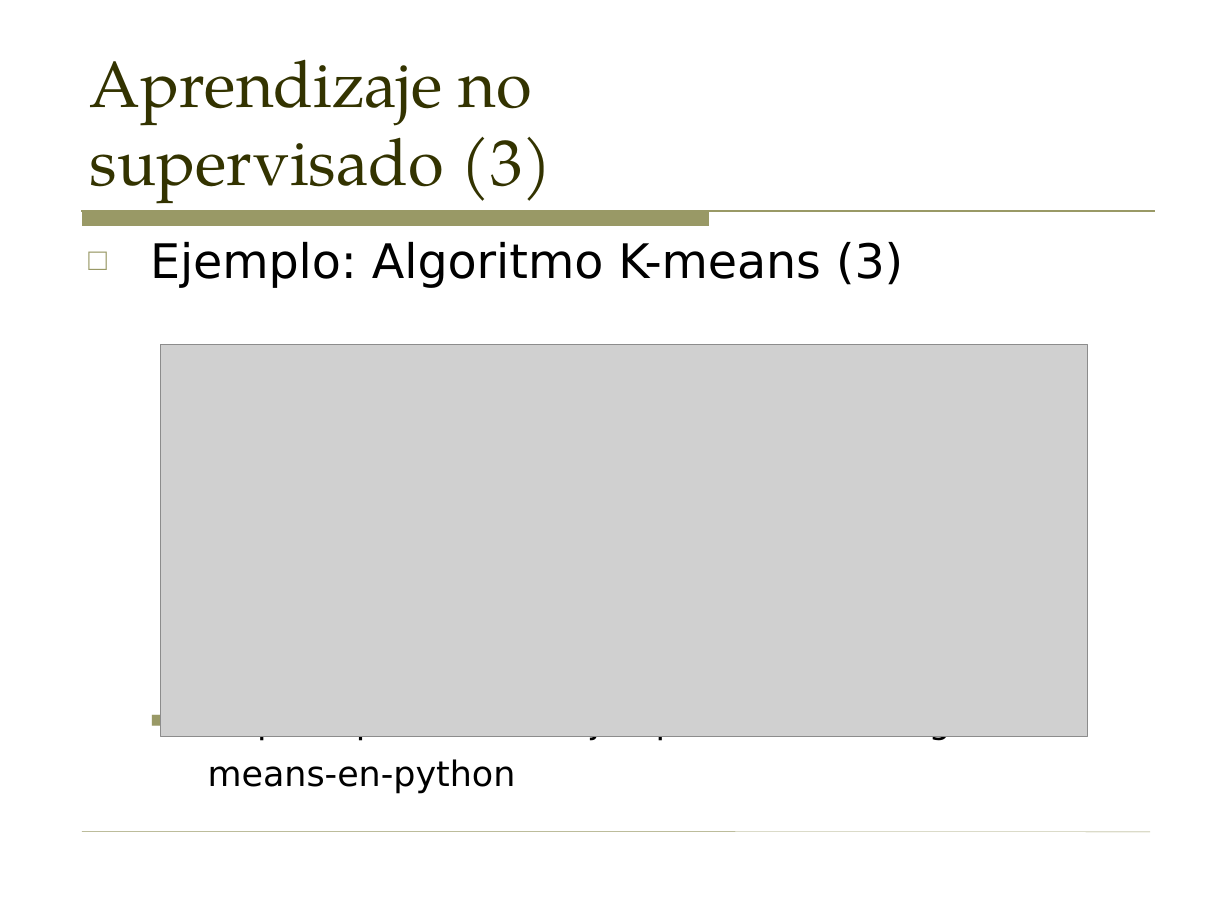
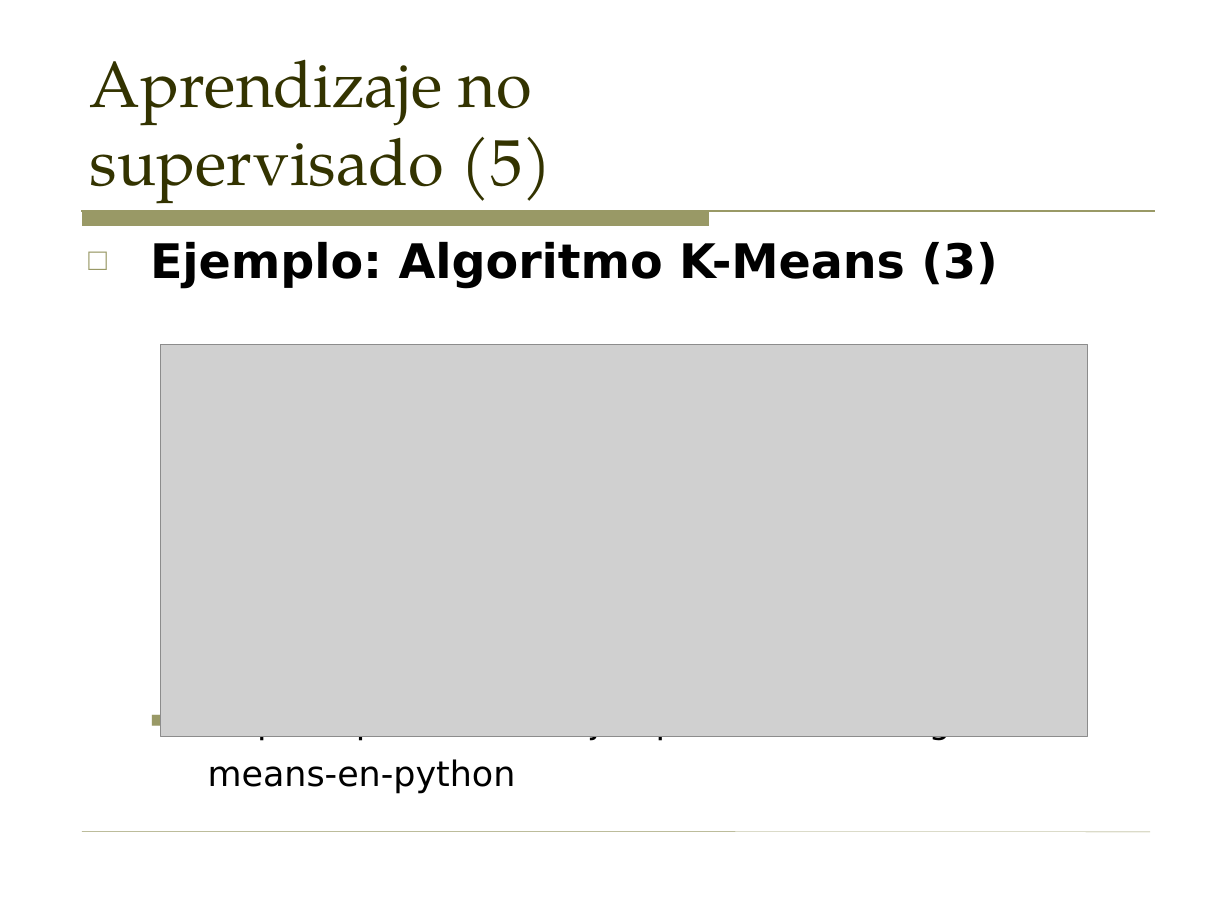
Before and after one commit to sergarb1/TallerAprendizajeAutomaticoPython, a slide deck: slide 35 of Taller - Introduccion al aprendizaje automatico (Supervisado y no supervisado).odp (slide 34 before the commit). Drawn at 1232x924 pixels with LibreOffice and Linux fonts; fonts in the diff are those of the drawing; grey boxes stand for pictures. Boxes give left, top, right and bottom in pixels: in the first picture for what was removed or moved away, otherwise in the second. Text is boxed around its words. In the diff, an @@ line names an element or a change of style, - is before the commit and + after.

```diff
--- a/Taller - Introduccion al aprendizaje automatico (Supervisado y no supervisado).odp
+++ b/Taller - Introduccion al aprendizaje automatico (Supervisado y no supervisado).odp
@@ title at (89, 59, 553, 204): text changed @@
-Aprendizaje no
-supervisado (3)
+Aprendizaje no
+supervisado (5)
@@ text at (150, 242, 997, 289): text changed; bold on @@
-□ Ejemplo: Algoritmo K-means (3)
+□ Ejemplo: Algoritmo K-Means (3)
```
Also in this commit, not shown: 8 other slides changed, 1 slide added, 11 other files.
